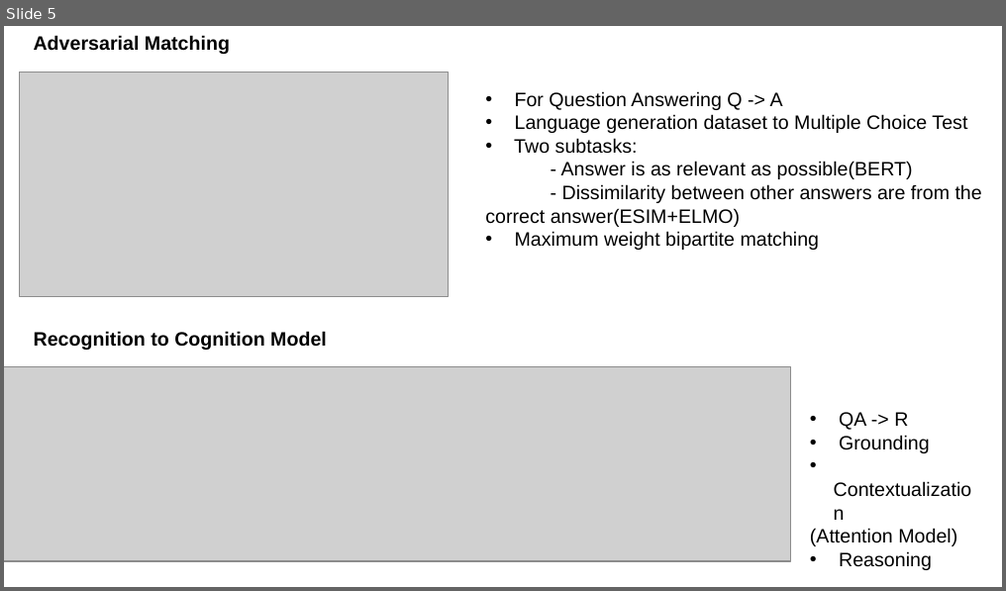
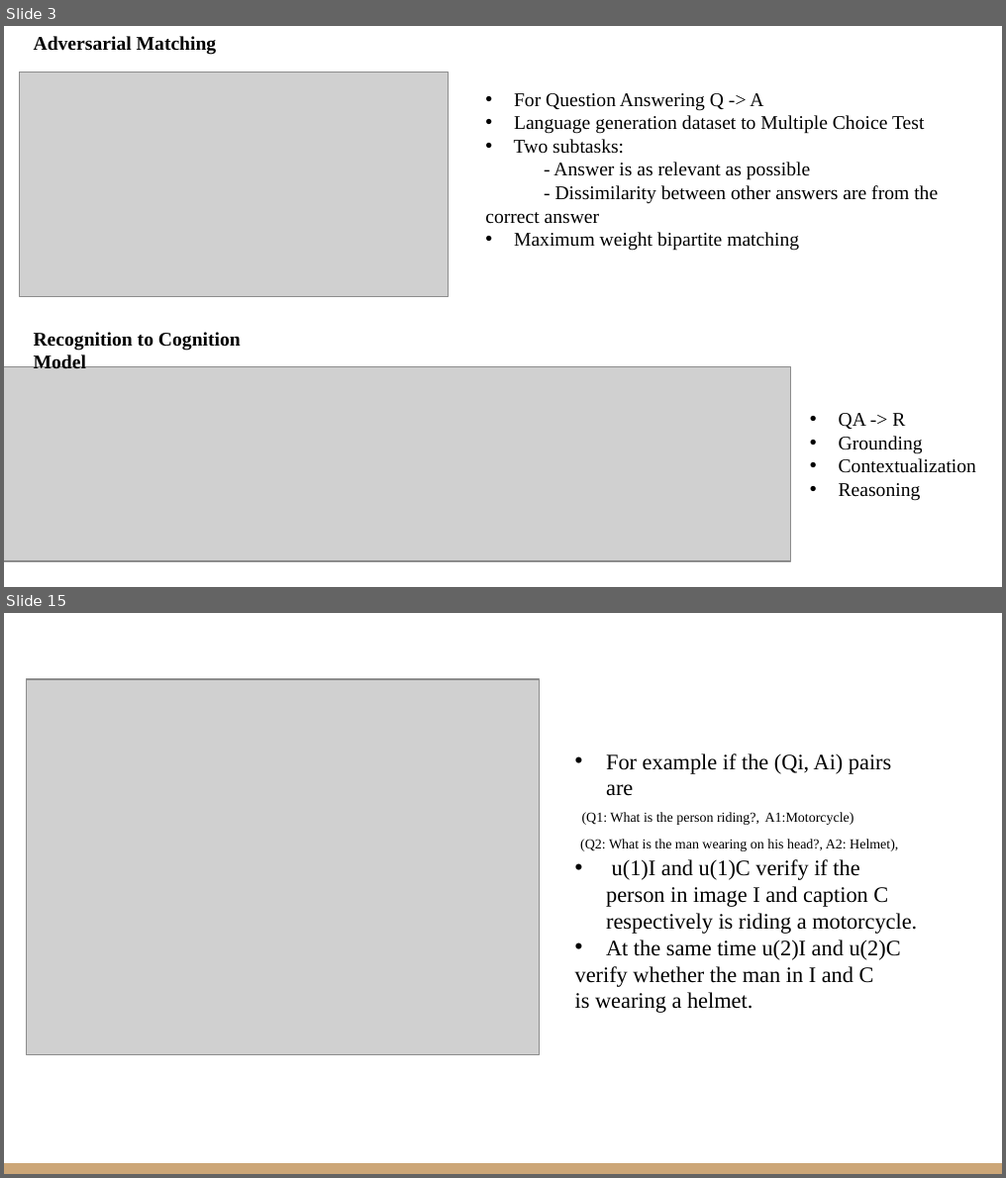
Before and after one commit to VarunBohara/Mini-Project-Documents, a slide deck: Literature Survey 2.pptx. Shown one above the other, each under a label of ours: slide 5 before the commit, slides 3 and 15 after it; the slides between them are not shown. The pictures are 1006x591 and 1006x1178 pixels, drawn with LibreOffice and Linux fonts; fonts in the diff are those of the drawing; grey boxes stand for pictures. Boxes give left, top, right and bottom in pixels: in the first picture for what was removed or moved away, otherwise in the second. Text is boxed around its words. In the diff, an @@ line names an element or a change of style, - is before the commit and + after.

```diff
--- a/Literature Survey 2.pptx
+++ b/Literature Survey 2.pptx
@@ slide 15 added at (4, 613, 1002, 1174), background #FFFFFF @@
@@ picture added at (26, 679, 538, 1055) @@
@@ text added at (575, 754, 917, 1013), 16 pt, text #000000 @@
+• For example if the (Qi, Ai) pairs are
+(Q1: What is the person riding?, A1:Motorcycle)
+(Q2: What is the man wearing on his head?, A2: Helmet),
+• u(1)I and u(1)C verify if the person in image I and caption C respectively is riding a motorcycle.
+• At the same time u(2)I and u(2)C
+verify whether the man in I and C
+is wearing a helmet.
@@ rectangle added at (4, 1163, 1002, 1174), fill #CCA677 @@
@@ what was slide 5 is now slide 3 @@
@@ slide 3 changed as well @@
@@ text at (514, 93, 924, 251): font Arial to Times New Roman in "For Question Answering Q -> A", "Language generation dataset to Multiple Choice Test", "Two subtasks:", "Maximum weight bipartite matching" @@
@@ text at (485, 162, 938, 224): text changed; font Arial to Times New Roman @@
-- Answer is as relevant as possible(BERT)
-- Dissimilarity between other answers are from the correct answer(ESIM+ELMO)
+- Answer is as relevant as possible
+- Dissimilarity between other answers are from the correct answer
@@ font Arial to Times New Roman in 3 elements at (34, 36, 217, 55), (34, 332, 241, 369), (839, 413, 976, 501) @@
@@ text at (810, 528, 957, 547): paragraph removed @@
-(Attention Model)
```
Also in this commit, not shown: 1 other slide changed, 13 other slides added, 9 slides removed.
